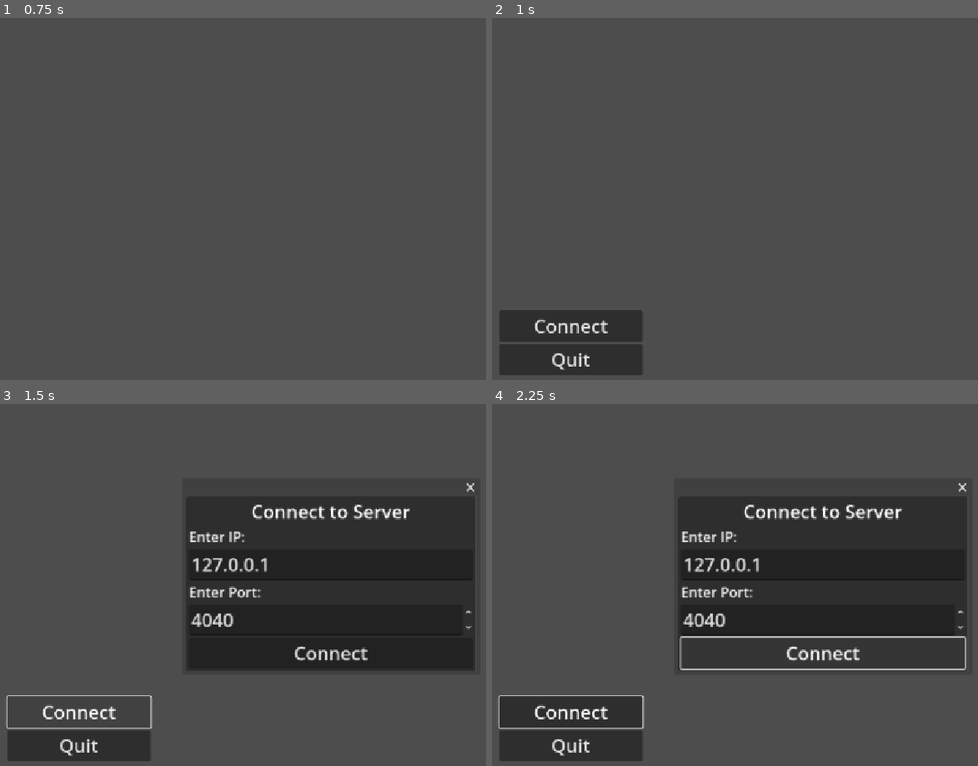
Above: before the commit, frames 1-4 (two rows, left to right).
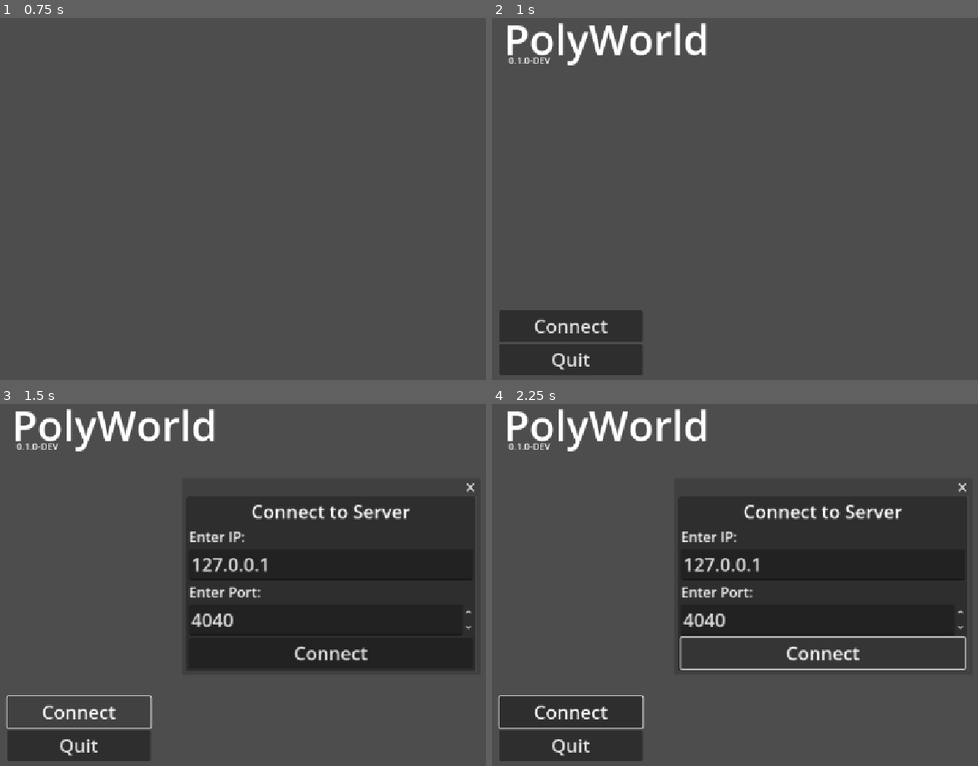
Above: after the commit, the same moments.

Repository: cyteon/polyworld
Game: Godot game, scene res://scenes/menus/splash.tscn
Two runs of this game, one before a commit and one after it. Both use one fixed random seed, a clock stepped at 60 frames per second and the inputs below.
Inputs (mouse positions are in pixels of both pictures, inside the frame that each line leads up to):
- Up to frame 1 (0.75 s): tap Enter at 0.5 s; move the mouse to (476, 177) at 0.52 s; hold D (right) from 0.53 s (still down); tap E (interact, bound only after the commit) at 0.6 s; click (476, 177) at 0.67 s
- Up to frame 2 (1 s): keep holding D (right); tap Space (jump) at 0.77 s
- Up to frame 3 (1.5 s): release D (right) at 1.25 s; click "Connect" at 1.25 s
- Up to frame 4 (2.25 s): click "Connect" at 2 s

Frame 1 is identical in both runs. In frame 2, 1.7% of the frame differs, in the area x 3-45%, y 1-14%; in frame 3, 1.7%; in frame 4, 1.7%.

Commit message:
picking up shit

Diff:
--- a/project.godot
+++ b/project.godot
@@ -11,6 +11,7 @@
 [application]
 
 config/name="PolyWorld"
+config/version="0.1.0-DEV"
 run/main_scene="uid://ckkqvmx41cg4t"
 config/features=PackedStringArray("4.4", "Forward Plus")
 config/icon="res://icon.svg"
@@ -65,6 +66,11 @@
 "events": [Object(InputEventKey,"resource_local_to_scene":false,"resource_name":"","device":-1,"window_id":0,"alt_press …(195 unchanged characters)…
 ]
 }
+interact={
+"deadzone": 0.2,
+"events": [Object(InputEventKey,"resource_local_to_scene":false,"resource_name":"","device":-1,"window_id":0,"alt_pressed":false,"shift_pressed":false,"ctrl_pressed":false,"meta_pressed":false,"pressed":false,"keycode":0,"physical_keycode":69,"key_label":0,"unicode":101,"location":0,"echo":false,"script":null)
+]
+}
 
 [physics]
 
--- /dev/null
+++ b/scenes/items/stone.tscn
@@ -0,0 +1,22 @@
+[gd_scene load_steps=5 format=3 uid="uid://inw6nhr5dhto"]
+
+[ext_resource type="Script" uid="uid://b5flad33836qg" path="res://scripts/classes/item/BaseItem.gd" id="1_i672m"]
+
+[sub_resource type="StandardMaterial3D" id="StandardMaterial3D_i672m"]
+albedo_color = Color(0.136826, 0.136826, 0.136826, 1)
+
+[sub_resource type="BoxMesh" id="BoxMesh_i672m"]
+material = SubResource("StandardMaterial3D_i672m")
+size = Vector3(0.4, 0.4, 0.4)
+
+[sub_resource type="BoxShape3D" id="BoxShape3D_i672m"]
+size = Vector3(0.4, 0.4, 0.4)
+
+[node name="Stone" type="RigidBody3D"]
+script = ExtResource("1_i672m")
+
+[node name="MeshInstance3D" type="MeshInstance3D" parent="."]
+mesh = SubResource("BoxMesh_i672m")
+
+[node name="CollisionShape3D" type="CollisionShape3D" parent="."]
+shape = SubResource("BoxShape3D_i672m")
--- a/scenes/menus/main.tscn
+++ b/scenes/menus/main.tscn
@@ -14,6 +14,23 @@
 grow_horizontal = 2
 grow_vertical = 2
 script = ExtResource("1_hnw6f")
+
+[node name="Title" type="Label" parent="."]
+layout_mode = 0
+offset_left = 24.0
+offset_right = 379.0
+offset_bottom = 99.0
+theme_override_font_sizes/font_size = 72
+text = "PolyWorld"
+
+[node name="Version" type="Label" parent="."]
+layout_mode = 0
+offset_left = 32.0
+offset_top = 76.0
+offset_right = 105.0
+offset_bottom = 99.0
+theme_override_font_sizes/font_size = 16
+text = "0.0.0-DEV"
 
 [node name="Buttons" type="VBoxContainer" parent="."]
 layout_mode = 0
--- a/scenes/player.tscn
+++ b/scenes/player.tscn
@@ -59,6 +59,9 @@
 [node name="Camera3D" type="Camera3D" parent="."]
 transform = Transform3D(1, 0, 0, 0, 1, 0, 0, 0, 1, 0, 0.608455, 0)
 
+[node name="RayCast3D" type="RayCast3D" parent="Camera3D" groups=["PlayerRaycast"]]
+target_position = Vector3(0, 0, -3)
+
 [node name="MultiplayerSynchronizer" type="MultiplayerSynchronizer" parent="."]
 replication_config = SubResource("SceneReplicationConfig_3vyb7")
 script = SubResource("GDScript_3vyb7")
--- a/scenes/world.tscn
+++ b/scenes/world.tscn
@@ -1,7 +1,9 @@
-[gd_scene load_steps=12 format=3 uid="uid://glr6s5xa8vim"]
+[gd_scene load_steps=14 format=3 uid="uid://glr6s5xa8vim"]
 
 [ext_resource type="Texture2D" uid="uid://jrumoe5ieo40" path="res://assets/world/kloofendal_48d_partly_cloudy_puresky_2k.hdr" id="1_nnsk1"]
 [ext_resource type="Script" uid="uid://c7rwssxcxjshr" path="res://scripts/world.gd" id="1_rwgxs"]
+[ext_resource type="PackedScene" uid="uid://inw6nhr5dhto" path="res://scenes/items/stone.tscn" id="3_4wyf3"]
+[ext_resource type="Texture2D" uid="uid://ciio7y3l3eyl1" path="res://assets/placeholders/placeholder_64.png" id="3_k0juu"]
 
 [sub_resource type="BoxMesh" id="BoxMesh_e5uuo"]
 size = Vector3(50, 1, 50)
@@ -150,6 +152,24 @@
 offset_bottom = 32.0
 grow_horizontal = 2
 grow_vertical = 2
+texture = ExtResource("3_k0juu")
+
+[node name="ItemCount" type="Label" parent="CanvasLayer/Control/Hotbar/1"]
+layout_mode = 1
+anchors_preset = 3
+anchor_left = 1.0
+anchor_top = 1.0
+anchor_right = 1.0
+anchor_bottom = 1.0
+offset_left = -39.0
+offset_top = -22.0
+offset_right = -3.0
+offset_bottom = 1.0
+grow_horizontal = 0
+grow_vertical = 0
+theme_override_colors/font_outline_color = Color(0, 0, 0, 1)
+theme_override_constants/outline_size = 2
+horizontal_alignment = 2
 
 [node name="2" type="ColorRect" parent="CanvasLayer/Control/Hotbar"]
 custom_minimum_size = Vector2(72, 72)
@@ -171,6 +191,23 @@
 grow_horizontal = 2
 grow_vertical = 2
 
+[node name="ItemCount" type="Label" parent="CanvasLayer/Control/Hotbar/2"]
+layout_mode = 1
+anchors_preset = 3
+anchor_left = 1.0
+anchor_top = 1.0
+anchor_right = 1.0
+anchor_bottom = 1.0
+offset_left = -39.0
+offset_top = -22.0
+offset_right = -3.0
+offset_bottom = 1.0
+grow_horizontal = 0
+grow_vertical = 0
+theme_override_colors/font_outline_color = Color(0, 0, 0, 1)
+theme_override_constants/outline_size = 2
+horizontal_alignment = 2
+
 [node name="3" type="ColorRect" parent="CanvasLayer/Control/Hotbar"]
 custom_minimum_size = Vector2(72, 72)
 layout_mode = 2
@@ -191,6 +228,23 @@
 grow_horizontal = 2
 grow_vertical = 2
 
+[node name="ItemCount" type="Label" parent="CanvasLayer/Control/Hotbar/3"]
+layout_mode = 1
+anchors_preset = 3
+anchor_left = 1.0
+anchor_top = 1.0
+anchor_right = 1.0
+anchor_bottom = 1.0
+offset_left = -39.0
+offset_top = -22.0
+offset_right = -3.0
+offset_bottom = 1.0
+grow_horizontal = 0
+grow_vertical = 0
+theme_override_colors/font_outline_color = Color(0, 0, 0, 1)
+theme_override_constants/outline_size = 2
+horizontal_alignment = 2
+
 [node name="4" type="ColorRect" parent="CanvasLayer/Control/Hotbar"]
 custom_minimum_size = Vector2(72, 72)
 layout_mode = 2
@@ -211,6 +265,23 @@
 grow_horizontal = 2
 grow_vertical = 2
 
+[node name="ItemCount" type="Label" parent="CanvasLayer/Control/Hotbar/4"]
+layout_mode = 1
+anchors_preset = 3
+anchor_left = 1.0
+anchor_top = 1.0
+anchor_right = 1.0
+anchor_bottom = 1.0
+offset_left = -39.0
+offset_top = -22.0
+offset_right = -3.0
+offset_bottom = 1.0
+grow_horizontal = 0
+grow_vertical = 0
+theme_override_colors/font_outline_color = Color(0, 0, 0, 1)
+theme_override_constants/outline_size = 2
+horizontal_alignment = 2
+
 [node name="5" type="ColorRect" parent="CanvasLayer/Control/Hotbar"]
 custom_minimum_size = Vector2(72, 72)
 layout_mode = 2
@@ -230,6 +301,23 @@
 offset_bottom = 32.0
 grow_horizontal = 2
 grow_vertical = 2
+
+[node name="ItemCount" type="Label" parent="CanvasLayer/Control/Hotbar/5"]
+layout_mode = 1
+anchors_preset = 3
+anchor_left = 1.0
+anchor_top = 1.0
+anchor_right = 1.0
+anchor_bottom = 1.0
+offset_left = -39.0
+offset_top = -22.0
+offset_right = -3.0
+offset_bottom = 1.0
+grow_horizontal = 0
+grow_vertical = 0
+theme_override_colors/font_outline_color = Color(0, 0, 0, 1)
+theme_override_constants/outline_size = 2
+horizontal_alignment = 2
 
 [node name="PauseMenu" type="ColorRect" parent="CanvasLayer/Control"]
 visible = false
@@ -273,5 +361,25 @@
 theme_override_font_sizes/font_size = 32
 text = "Exit To Desktop"
 
+[node name="Items" type="Node" parent="."]
+
+[node name="Stone" parent="Items" instance=ExtResource("3_4wyf3")]
+transform = Transform3D(1, 0, 0, 0, 1, 0, 0, 0, 1, 6.26845, 3.26324, 0.813621)
+
+[node name="Stone2" parent="Items" instance=ExtResource("3_4wyf3")]
+transform = Transform3D(1, 0, 0, 0, 1, 0, 0, 0, 1, 6.26845, 3.26324, -0.150696)
+
+[node name="Stone3" parent="Items" instance=ExtResource("3_4wyf3")]
+transform = Transform3D(1, 0, 0, 0, 1, 0, 0, 0, 1, 6.26845, 2.38655, -0.353889)
+
+[node name="Stone4" parent="Items" instance=ExtResource("3_4wyf3")]
+transform = Transform3D(1, 0, 0, 0, 1, 0, 0, 0, 1, 6.26845, 2.38655, 1.07694)
+
+[node name="Stone5" parent="Items" instance=ExtResource("3_4wyf3")]
+transform = Transform3D(1, 0, 0, 0, 1, 0, 0, 0, 1, 6.45289, 1.84042, 0.845974)
+
+[node name="Stone6" parent="Items" instance=ExtResource("3_4wyf3")]
+transform = Transform3D(1, 0, 0, 0, 1, 0, 0, 0, 1, 6.04466, 1.84042, -0.146701)
+
 [connection signal="pressed" from="CanvasLayer/Control/PauseMenu/VBoxContainer/Disconnect" to="." method="_on_disconnect_pressed"]
 [connection signal="pressed" from="CanvasLayer/Control/PauseMenu/VBoxContainer/ExitToDesktop" to="." method="_on_exit_to_desktop_pressed"]
--- a/scripts/classes/item/BaseItem.gd
+++ b/scripts/classes/item/BaseItem.gd
@@ -1,5 +1,8 @@
-extends Node3D
+extends RigidBody3D
 class_name BaseItem
 
-var icon: CompressedTexture2D = load("res://assets/placeholders/placeholder_64.png")
-var stackable: bool = true
+@export var unique_id: String = "stone"
+
+@export var icon: CompressedTexture2D = load("res://assets/placeholders/placeholder_64.png")
+@export var stackable: bool = true
+@export var item_count: int = 1
--- a/scripts/globals/Network.gd
+++ b/scripts/globals/Network.gd
@@ -1,9 +1,18 @@
 extends Node
 
-# -- CLIENT -- #
+# -- Client -> Client -- #
+signal ready_to_send_to(id: int)
+signal despawn_item(path: NodePath)
 
-signal ready_to_send_to(id: int)
+@rpc("any_peer", "call_remote")
+func _ready_to_send_to(id: int):
+	ready_to_send_to.emit(id)
 
+@rpc("any_peer", "call_local")
+func _despawn_item(path: NodePath):
+	despawn_item.emit(path)
+
+# -- Server -> Client -- #
 signal disconnected(reason: String)
 signal add_players(ids)
 signal remove_player(id: int)
@@ -21,12 +30,7 @@
 func _remove_player(id):
 	remove_player.emit(id)
 
-@rpc("any_peer", "call_remote")
-func _ready_to_send_to(id: int):
-	ready_to_send_to.emit(id)
-
-# -- SERVER -- #
-
+# -- Client -> Server -- #
 signal authorized(unique_id: String, peer_id: int)
 
 @rpc("any_peer", "call_remote")
--- a/scripts/menus/main.gd
+++ b/scripts/menus/main.gd
@@ -2,6 +2,9 @@
 
 var ip: String = "127.0.0.1"
 var port: int = 4040
+
+func _ready() -> void:
+	$Version.text = ProjectSettings.get_setting("application/config/version")
 
 func _on_connect_button_pressed() -> void:
 	$PopupPanel.show()
--- a/scripts/player.gd
+++ b/scripts/player.gd
@@ -66,6 +66,30 @@
 		else:
 			speed = normal_speed
 
+		if Input.is_action_just_released("interact") and $Camera3D/RayCast3D.is_colliding():
+			var collider = $Camera3D/RayCast3D.get_collider()
+
+			if collider is BaseItem:
+				var found_slot: bool = false
+
+				for slot in hotbar_items:
+					if slot.unique_id == collider.unique_id and collider.stackable:
+						slot.item_count += 1
+						found_slot = true
+
+				if not found_slot:
+					if len(hotbar_items) == 5:
+						pass # TODO: Add to an inventory
+					else:
+						hotbar_items[len(hotbar_items)] = BaseItem.new()
+						hotbar_items[len(hotbar_items)].unique_id = collider.unique_id
+						hotbar_items[len(hotbar_items)].icon = collider.icon
+						hotbar_items[len(hotbar_items)].stackable = collider.stackable
+						hotbar_items[len(hotbar_items)].item_count = collider.item_count
+
+				Network.rpc("_despawn_item", collider.get_path())
+
+
 	move_and_slide()
 
 	$"../CanvasLayer/Control/StaminaBar".max_value = max_stamina
@@ -81,6 +105,12 @@
 		if len(hotbar_items) >= hotbar_slot.name.to_int():
 			hotbar_slot.get_node("TextureRect").texture = hotbar_items[hotbar_slot.name.to_int() - 1].icon
 
+			hotbar_slot.get_node("ItemCount").text = str(
+				hotbar_items[hotbar_slot.name.to_int() - 1].item_count
+			) if hotbar_items[hotbar_slot.name.to_int() - 1].stackable else ""
+		else:
+			hotbar_slot.get_node("ItemCount").text = ""
+
 	if Input.is_key_pressed(KEY_1): current_hotbar_slot = 1
 	elif Input.is_key_pressed(KEY_2): current_hotbar_slot = 2
 	elif Input.is_key_pressed(KEY_3): current_hotbar_slot = 3
--- a/scripts/world.gd
+++ b/scripts/world.gd
@@ -3,6 +3,7 @@
 func _ready() -> void:
 	push_warning("[Client] Entered world") # for time refrence in debuggers
 
+	Network.despawn_item.connect(_despawn_item)
 	Network.add_players.connect(_add_players)
 	Network.remove_player.connect(_remove_player)
 
@@ -14,6 +15,9 @@
 
 		$CanvasLayer/Control/PauseMenu.visible = not $CanvasLayer/Control/PauseMenu.visible
 
+func _despawn_item(path: NodePath) -> void:
+	get_node(path).queue_free()
+
 func _add_players(ids) -> void:
 	for id in ids:
 		var player = preload("res://scenes/player.tscn").instantiate()
@@ -22,6 +26,7 @@
 		add_child(player)
 
 		if id == multiplayer.get_unique_id():
+			player.position.y += 5
 			player.get_node("Camera3D").current = true
 
 func _remove_player(id) -> void:
